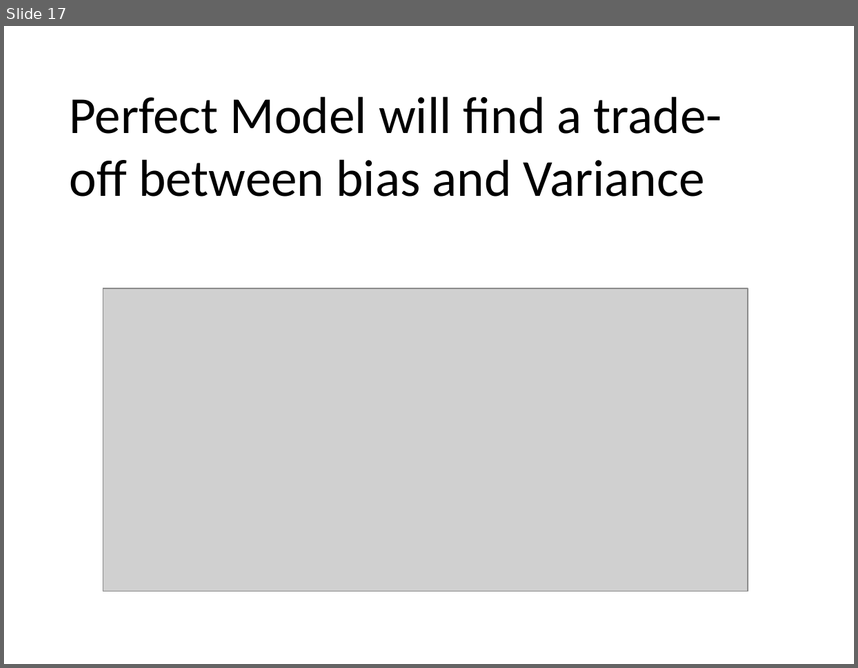
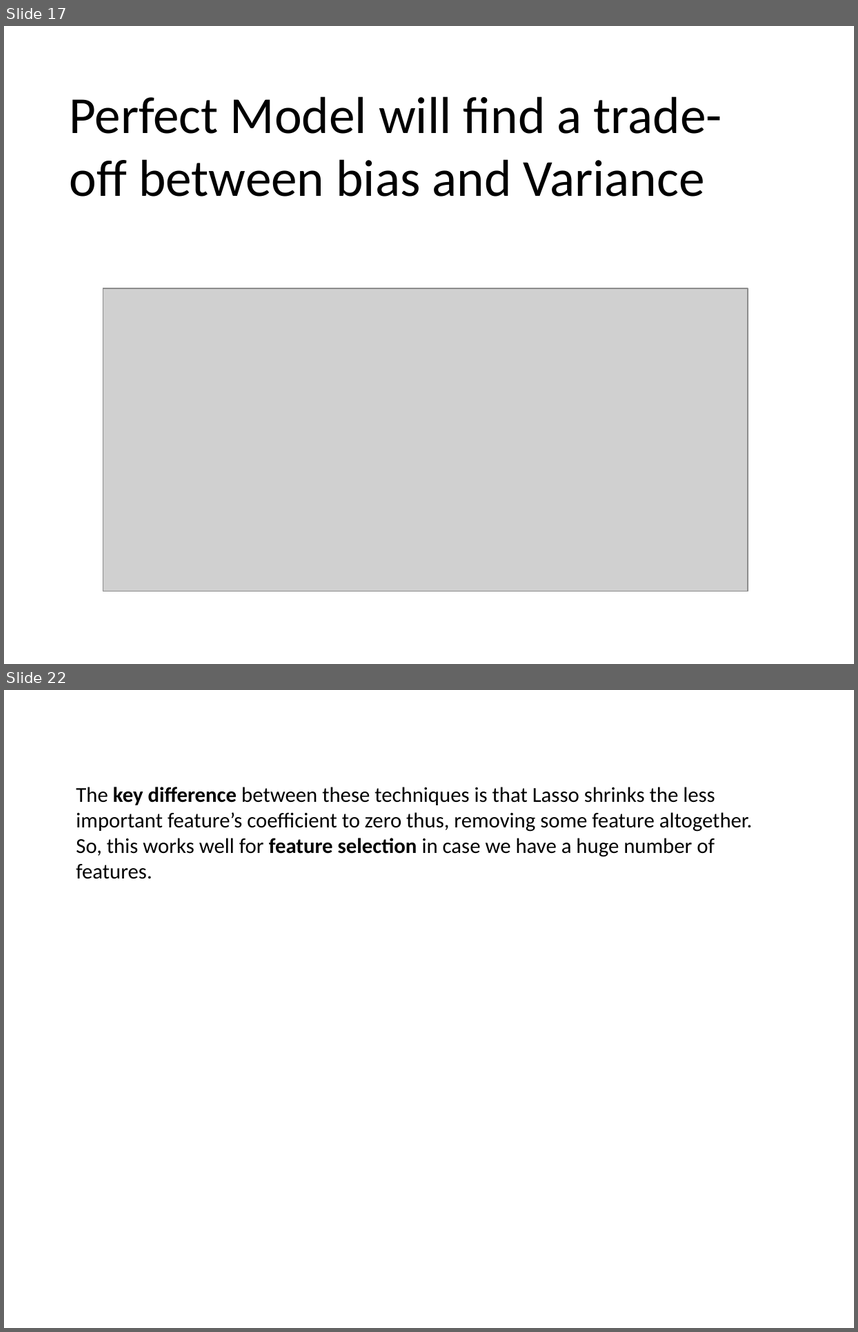
Before and after one commit to AAbbhishekk/IBMCApSTONE, a slide deck: Introduction To Linear Regression.pptx. Shown one above the other, each under a label of ours: slide 17 before the commit, slides 17 and 22 after it; the slides between them are not shown. The pictures are 858x668 and 858x1332 pixels, drawn with LibreOffice and Linux fonts; fonts in the diff are those of the drawing; grey boxes stand for pictures. Boxes give left, top, right and bottom in pixels: in the first picture for what was removed or moved away, otherwise in the second. Text is boxed around its words. In the diff, an @@ line names an element or a change of style, - is before the commit and + after.

```diff
--- a/Introduction To Linear Regression.pptx
+++ b/Introduction To Linear Regression.pptx
@@ slide 22 added at [4, 690, 854, 1328], background #FFFFFF @@
@@ text added at [76, 787, 753, 879], 18 pt, text #000000 @@
+The key difference between these techniques is that Lasso shrinks the less important feature’s coefficient to zero thus, removing some feature altogether. So, this works well for feature selection in case we have a huge number of features.
```
Also in this commit, not shown: 4 other slides added.
